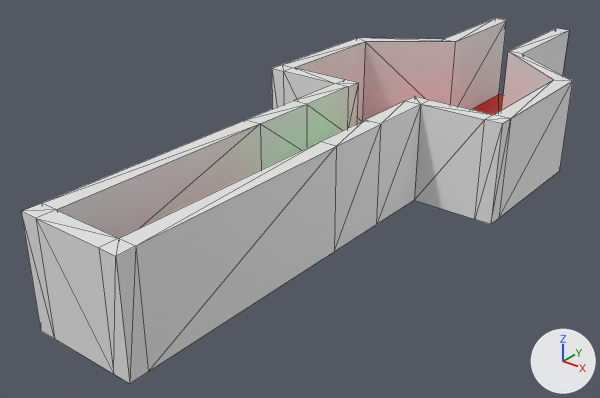
Renders of the glTF model Voronomir/Assets/Modelos/M1E1/Sala0.glb from each side of a commit.
Rendered twice from a 50 mm lens placed at (25.5, -39.0, 21.6), pointed at (-2.3, -4.2, 0.0). Lighting does not change. The marker at lower right points along +X, +Y and +Z. Mesh edges are drawn as thin lines. Vertices at the same position are counted once.

Script lines for the objects in view, before the commit:
```python
me_sala0 = bpy.data.meshes.new('Sala0')
me_sala0.from_pydata(...)  # 96 vertices, 164 faces; spans x -8.0..8.0, y -22.0..21.0, z 0.0..6.0
# faces by material slot: [144, 16, 4]
me_sala0.materials.append(mat_muro)  # white #e7e7e7
me_sala0.materials.append(mat_piso0)  # red #ff0000
me_sala0.materials.append(mat_piso1)  # green #00ff00
ob_sala0 = bpy.data.objects.new('Sala0', me_sala0)
ob_sala0.location = (0.0, 0.0, 0.0)
```
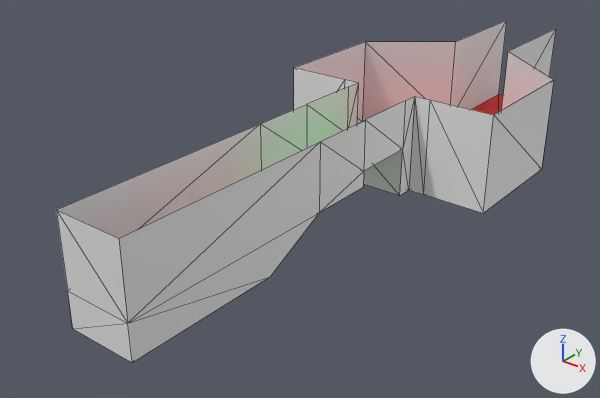
The edits, one by one:
me_sala0 is used by ob_sala0; location (0.0, 0.0, 0.0).
me_sala0 had 96 vertices, 164 faces and spanned x -8.0..8.0, y -22.0..21.0, z 0.0..6.0.
me_sala0 now has 48 vertices, 72 faces and spans x -7.0..7.0, y -21.0..21.0, z 0.0..6.0.
Part 1, on me_sala0:
48 vertices are removed from x -8.0..8.0, y -22.0..21.0, z 0.0..6.0.
92 faces are deleted.

Boxes (x1, y1, x2, y2) around the edits, measured in the pictures (600 x 398 px):
'Sala0', reshaped (9% narrower, 6% shorter)
    before: (21, 18, 573, 384)
    after: (56, 20, 556, 363)
part 1 of me_sala0, deleted
    before: (21, 18, 573, 384)
